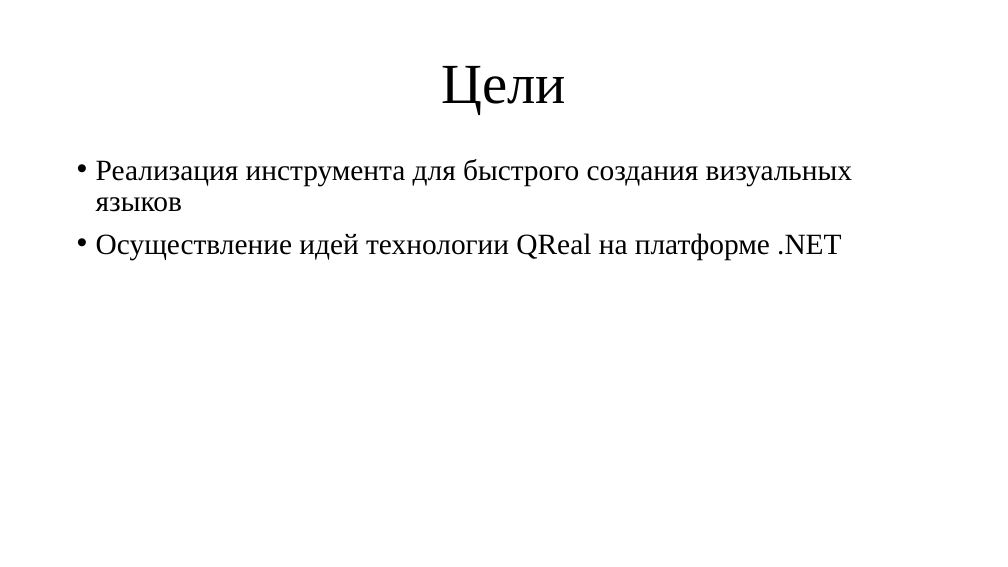
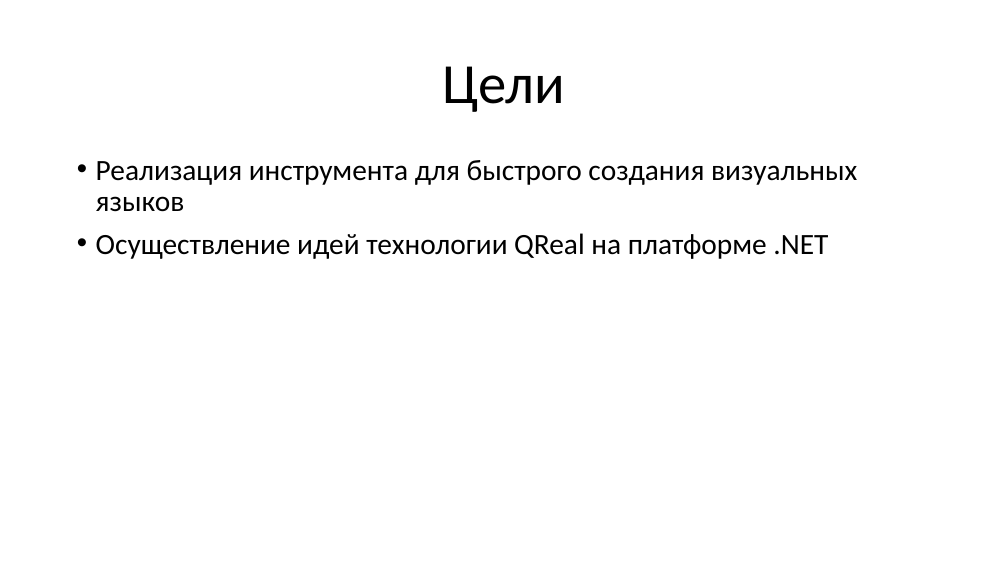
Before and after one commit to RexTremendaeMajestatis/Presentations, a slide deck: slide 2 of REAL.NET.pptx. Drawn at 1008x567 pixels with LibreOffice and Linux fonts; fonts in the diff are those of the drawing. Boxes give left, top, right and bottom in pixels: in the first picture for what was removed or moved away, otherwise in the second. Text is boxed around its words. In the diff, an @@ line names an element or a change of style, - is before the commit and + after.

```diff
--- a/REAL.NET.pptx
+++ b/REAL.NET.pptx
@@ title "Цели" at (443,66,566,112): font Times New Roman to Calibri @@
@@ text "Реализация инструмента для быстрого создания ..." at (96,160,857,259): font Times New Roman to Calibri @@
```
Also in this commit, not shown: 7 other slides changed, 1 slide added.
